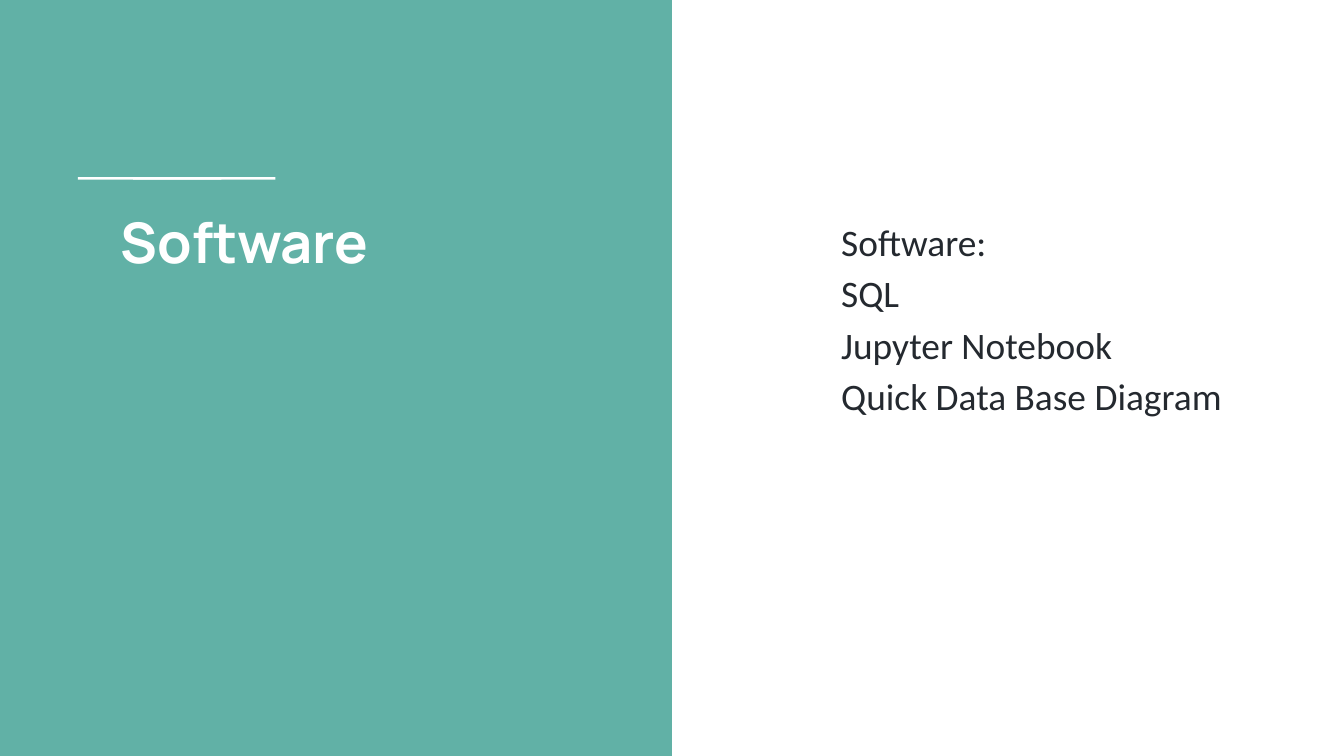
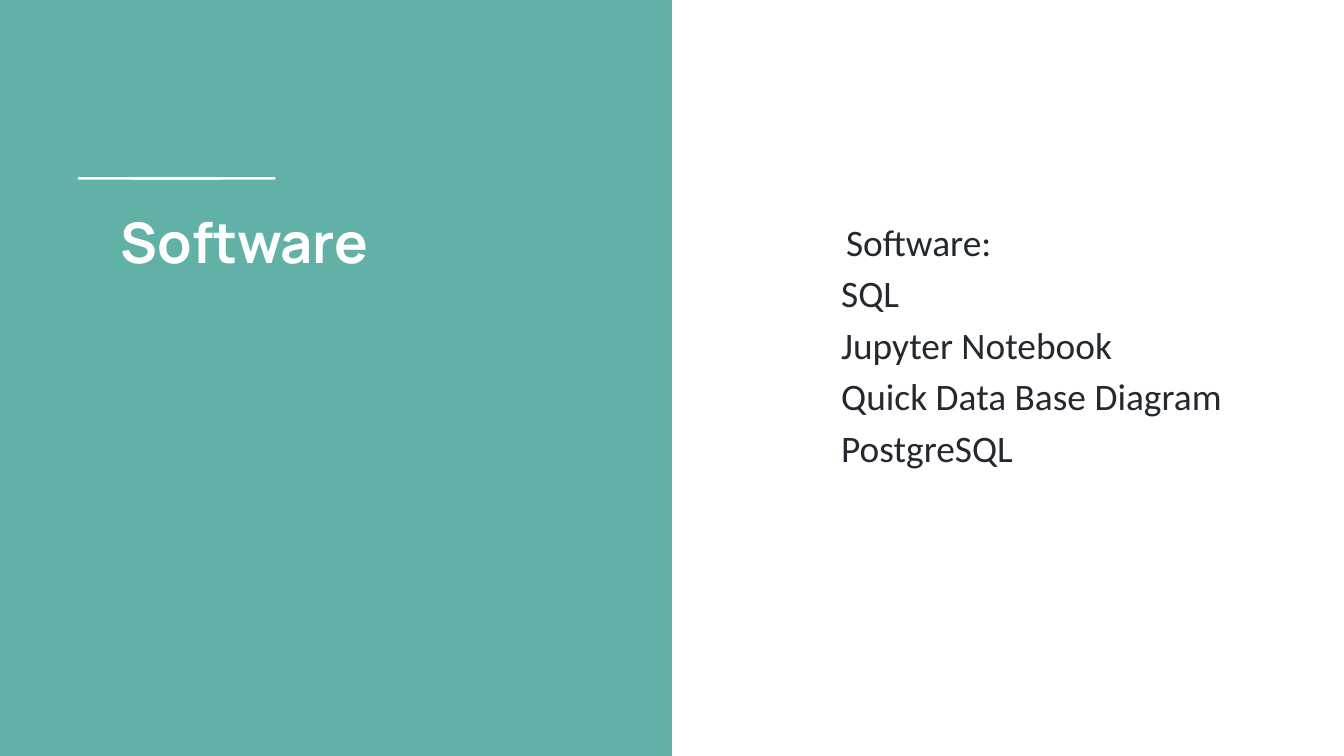
Before and after one commit to Jarney903/Red-ProjectHub, a slide deck: slide 6 of Presentation/Presentation1.pptx (slide 4 before the commit). Drawn at 1344x756 pixels with LibreOffice and Linux fonts; fonts in the diff are those of the drawing; background and template pictures are left out. Boxes give left, top, right and bottom in pixels: in the first picture for what was removed or moved away, otherwise in the second. Text is boxed around its words. In the diff, an @@ line names an element or a change of style, - is before the commit and + after.

```diff
--- a/Presentation/Presentation1.pptx
+++ b/Presentation/Presentation1.pptx
@@ text at (x1=846, y1=230, x2=991, y2=257): bullet ● to none @@
@@ text at (x1=841, y1=437, x2=1013, y2=469): paragraph added @@
+• PostgreSQL
```
Also in this commit, not shown: 2 other slides changed, 3 slides added, 1 slide removed.
